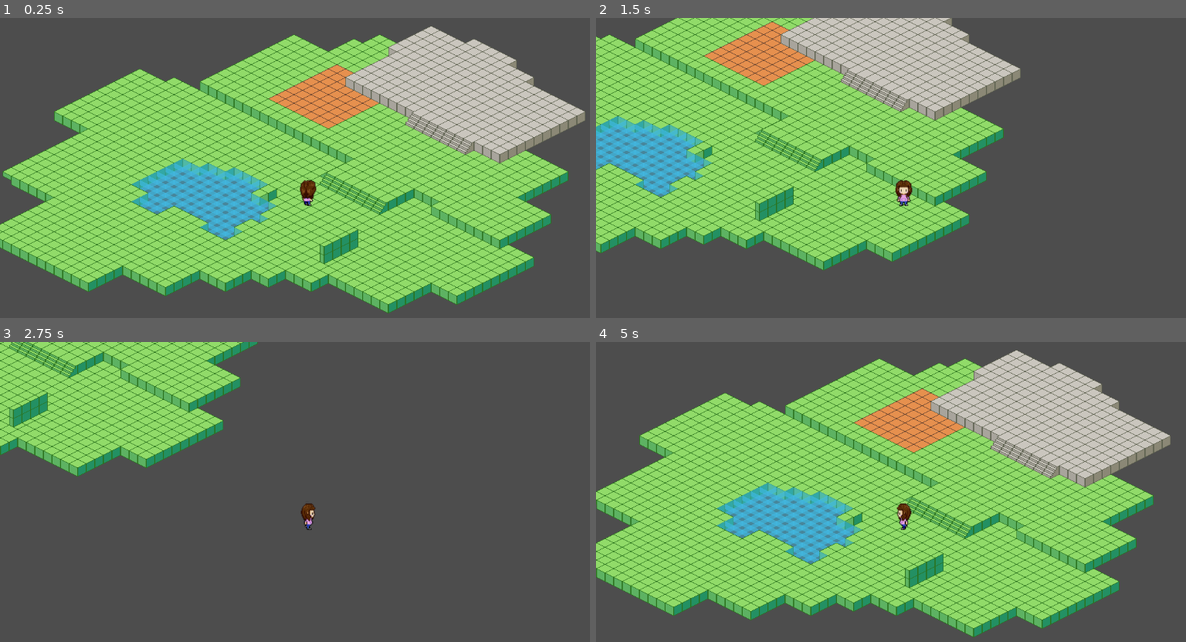
Above: before the commit, frames 1-4 (two rows, left to right).
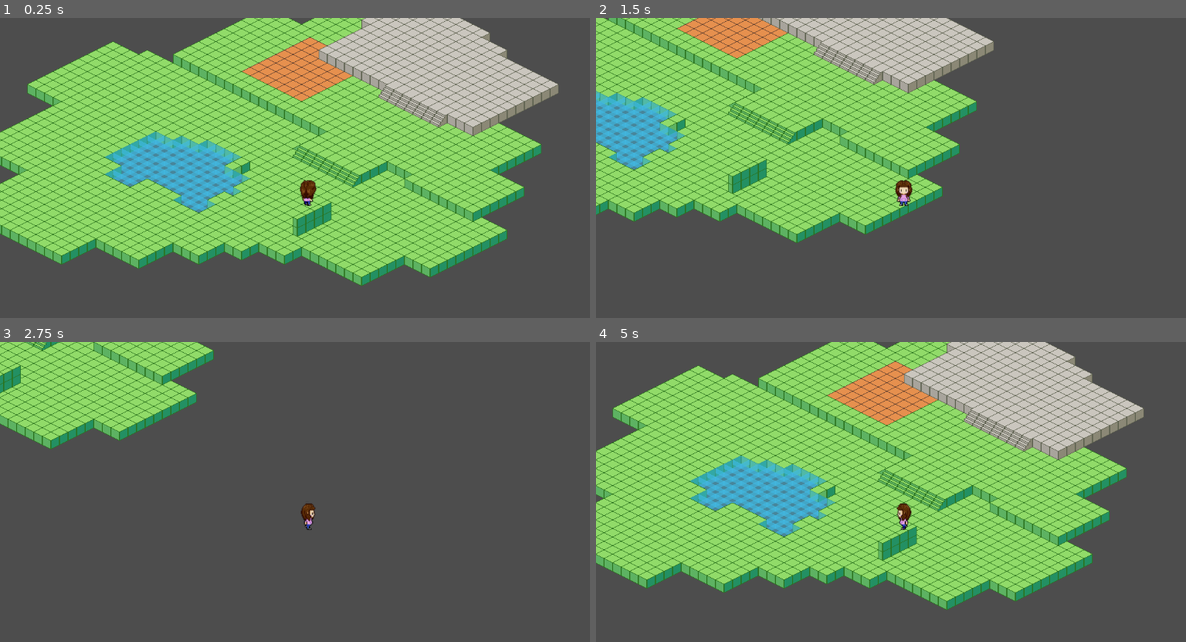
Above: after the commit, the same moments.

Repository: felixgao-0/juiceGame
Game: Godot game, scene res://main.tscn
The game is run twice, just before and just after one commit, with the same random seed, the same clock (stepped at 60 frames per second) and the same inputs.
Inputs:
- Up to frame 1 (0.25 s): no input
- Up to frame 2 (1.5 s): tap Enter at 0.5 s; hold D (move_right) 0.53-1.28 s; hold S (move_down) from 1.28 s (still down)
- Up to frame 3 (2.75 s): release S (move_down) at 2.03 s; hold D (move_right) from 2.03 s (still down)
- Up to frame 4 (5 s): release D (move_right) at 2.78 s; hold W (move_up) 2.78-3.53 s; hold A (move_left) from 3.53 s (still down)

The runs differ from the first frame. In frame 1, 52% of the frame differs, in the area x 0-100%, y 0-99%; in frame 2, 33%; in frame 3, 10%; in frame 4, 51%.

Commit message:
chore: godot generated changes

Diff:
--- a/main.tscn
+++ b/main.tscn
@@ -5,7 +5,7 @@
 
 [node name="Main" type="Node"]
 
+[node name="Player" parent="." instance=ExtResource("2_e2xee")]
+position = Vector2(669, 392)
+
 [node name="Map" parent="." instance=ExtResource("1_jca35")]
-
-[node name="Player" parent="." instance=ExtResource("2_e2xee")]
-position = Vector2(619, 341)
